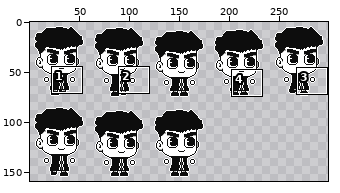
File history of a sprite sheet, Assets/Resources/Player/Sprites/Wizard/Spritesheets/w_right_run.png. Above: a wide view before the commit, with the close-up outlined.
Close-up. Before:
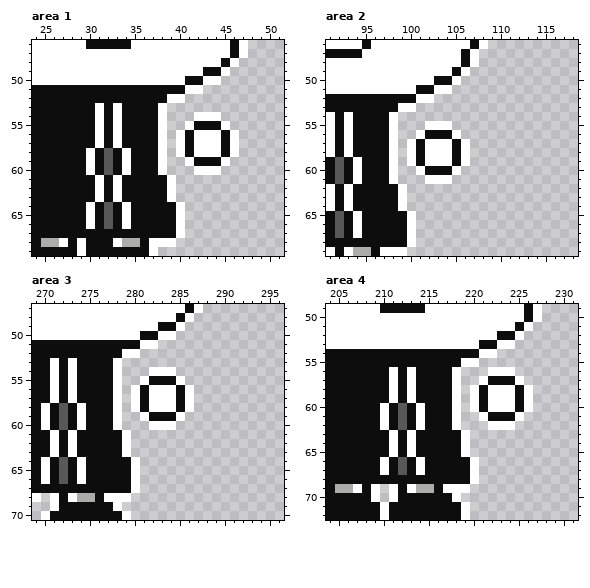
The file is 300x160 pixels. Shown: area 1: x 24..51, y 46..69; area 2: x 91..118, y 46..69; area 3: x 269..296, y 47..70; area 4: x 204..231, y 49..72. The wide view leaves out empty margins. The commit also changed other parts of the picture, which this record leaves out.
Now the later version:
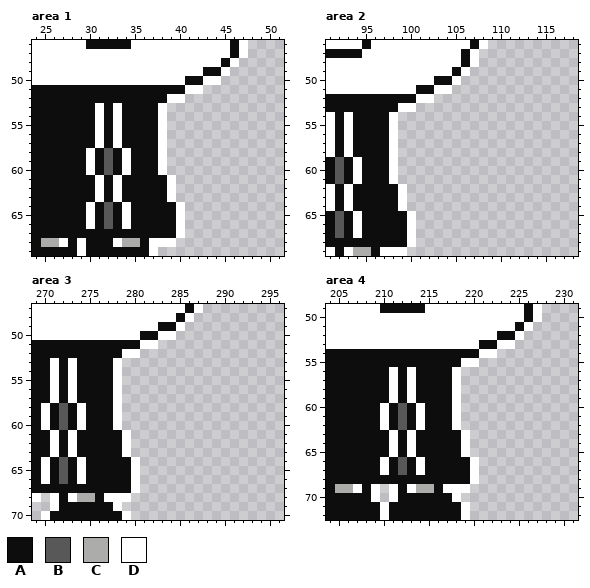
Palette (. is transparent): A #0d0d0d  B #585858  C #acacab  D #ffffff
Edits made:
Area 1:
Colour A is removed in row 55 at x 42 to 44; in rows 56 to 58 at x 41 and 45; in row 59 at x 42 to 44.
Colour D is removed in row 54 at x 42 to 44; in row 55 at x 41 and 45; in rows 56 to 58 at x 40, 42 to 44 and 46; in row 59 at x 41 and 45; in row 60 at x 42 to 44.
Area 2:
Colour A is removed in row 56 at x 102 to 104; in rows 57 to 59 at x 101 and 105; in row 60 at x 102 to 104.
Colour D is removed in row 55 at x 102 to 104; in row 56 at x 101 and 105; in rows 57 to 59 at x 100, 102 to 104 and 106; in row 60 at x 101 and 105; in row 61 at x 102 to 104.
Area 3:
Colour A is removed in row 55 at x 282 to 284; in rows 56 to 58 at x 281 and 285; in row 59 at x 282 to 284.
Colour D is removed in row 54 at x 282 to 284; in row 55 at x 281 and 285; in rows 56 to 58 at x 280, 282 to 284 and 286; in row 59 at x 281 and 285; in row 60 at x 282 to 284.
Area 4:
Colour A is removed in row 57 at x 222 to 224; in rows 58 to 60 at x 221 and 225; in row 61 at x 222 to 224.
Colour D is removed in row 56 at x 222 to 224; in row 57 at x 221 and 225; in rows 58 to 60 at x 220, 222 to 224 and 226; in row 61 at x 221 and 225; in row 62 at x 222 to 224.
Where, in picture pixels (left, top, right, bottom), the same in both close-ups:
erased: (176, 112, 239, 175)
erased: (407, 121, 470, 184)
erased: (131, 367, 194, 430)
erased: (470, 367, 533, 430)
